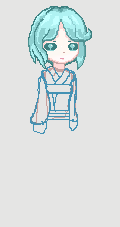
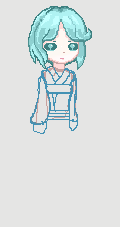
Two versions of the same layered image (w=120, h=227). Layer-by-layer changes:
painted on "Character" over [34, 18, 44, 59]
